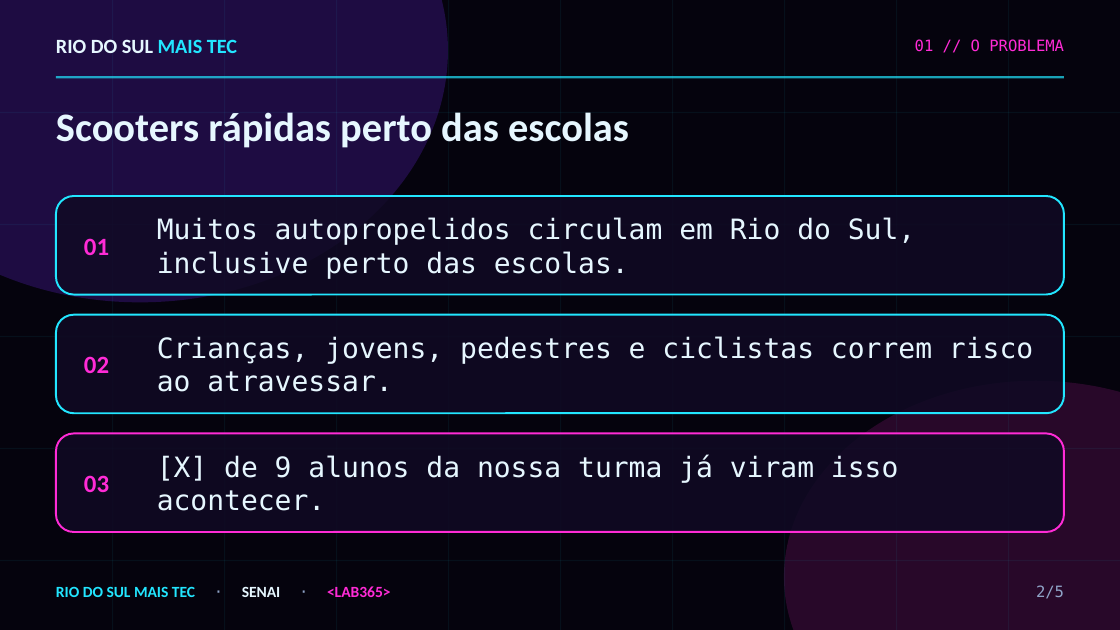
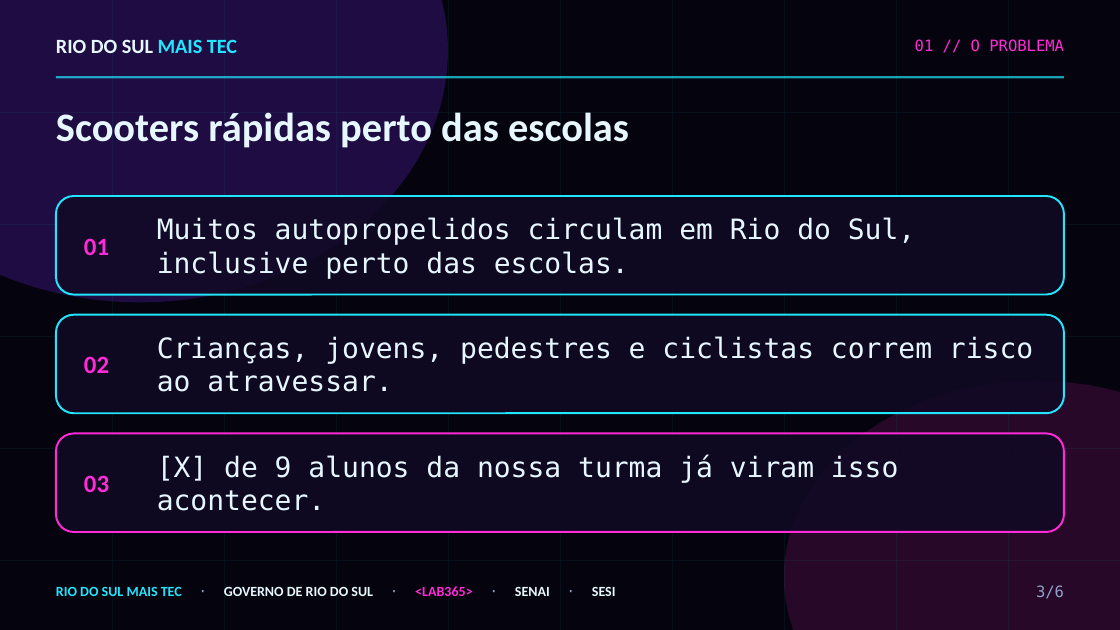
Before and after one commit to Gelvazio/crm, a slide deck: slide 3 of Hackaton/slides/Autotec_futurista.pptx (slide 2 before the commit). Drawn at 1120x630 pixels with LibreOffice and Linux fonts; fonts in the diff are those of the drawing. Boxes give left, top, right and bottom in pixels: in the first picture for what was removed or moved away, otherwise in the second. Text is boxed around its words. In the diff, an @@ line names an element or a change of style, - is before the commit and + after.

```diff
--- a/Hackaton/slides/Autotec_futurista.pptx
+++ b/Hackaton/slides/Autotec_futurista.pptx
@@ text at (56, 586, 616, 596): text changed; size 10 to 9 pt; text colour #22E6FF to #E6F7FF @@
-RIO DO SUL MAIS TEC · SENAI · <LAB365>
+RIO DO SUL MAIS TEC · GOVERNO DE RIO DO SUL · <LAB365> · SENAI · SESI
@@ text at (1036, 585, 1064, 599): text changed @@
-2/5
+3/6
```
Also in this commit, not shown: 4 other slides changed, 1 slide added, 2 other files.
